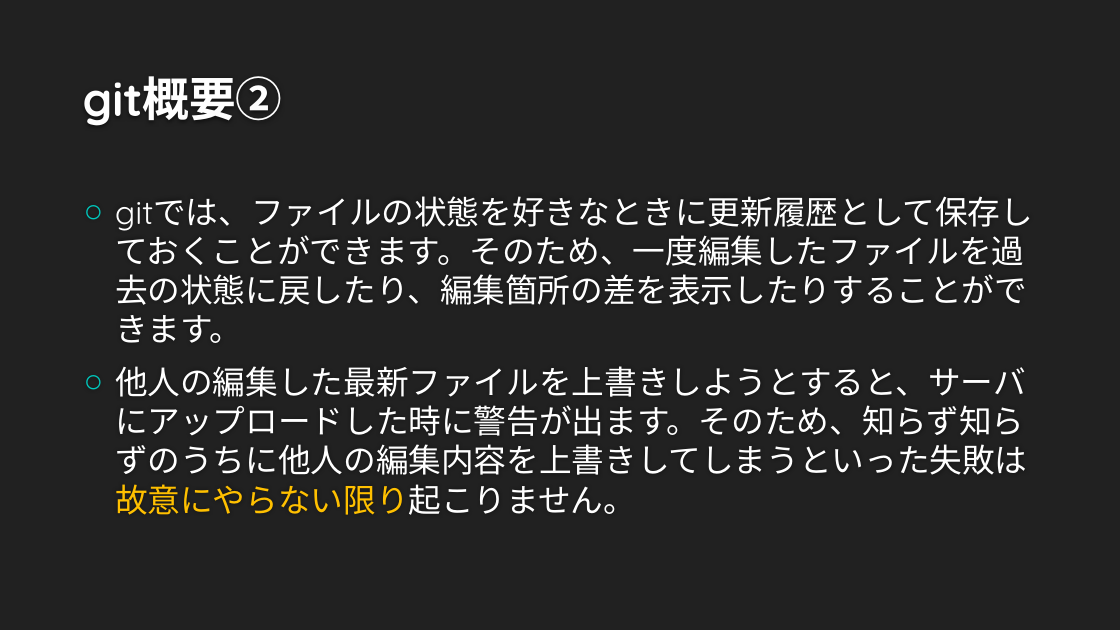
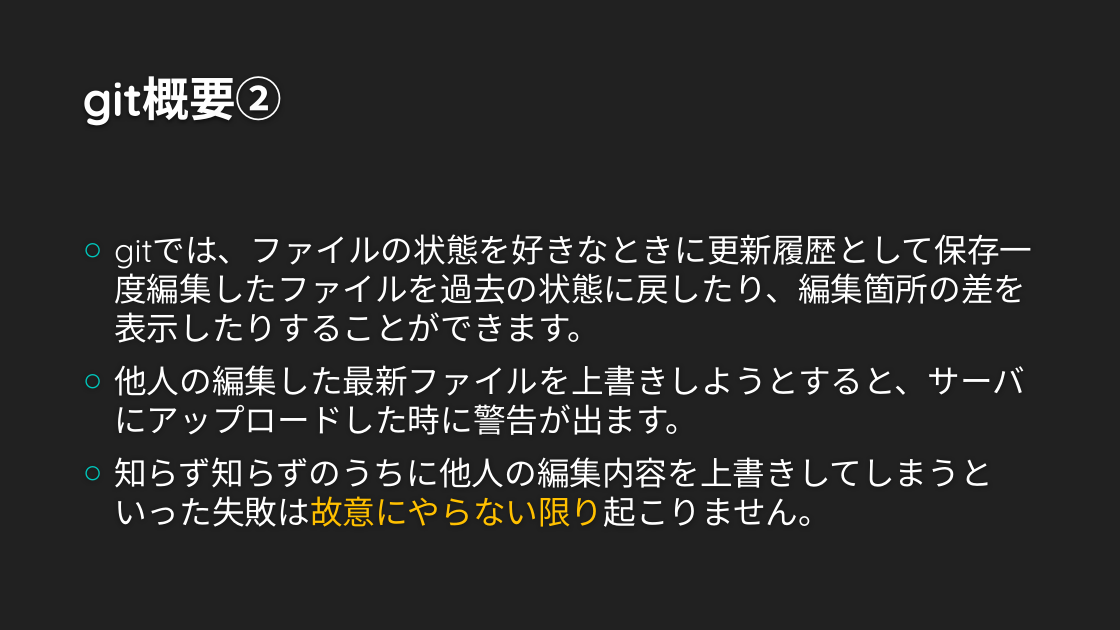
Before and after one commit to tech201823/techclub, a slide deck: slide 5 of git_using.pptx. Drawn at 1120x630 pixels with LibreOffice and Linux fonts; fonts in the diff are those of the drawing; background and template pictures are left out. Boxes give left, top, right and bottom in pixels: in the first picture for what was removed or moved away, otherwise in the second. Text is boxed around its words. In the diff, an @@ line names an element or a change of style, - is before the commit and + after.

```diff
--- a/git_using.pptx
+++ b/git_using.pptx
@@ text at <box>114,234,1032,527</box>: text changed @@
-○ gitでは、ファイルの状態を好きなときに更新履歴として保存しておくことができます。そのため、一度編集したファイルを過去の状態に戻したり、編集箇所の差を表示したりすることができます。
-○ 他人の編集した最新ファイルを上書きしようとすると、サーバにアップロードした時に警告が出ます。そのため、知らず知らずのうちに他人の編集内容を上書きしてしまうといった失敗は故意にやらない限り起こりません。
+○ gitでは、ファイルの状態を好きなときに更新履歴として保存一度編集したファイルを過去の状態に戻したり、編集箇所の差を表示したりすることができます。
+○ 他人の編集した最新ファイルを上書きしようとすると、サーバにアップロードした時に警告が出ます。
+○ 知らず知らずのうちに他人の編集内容を上書きしてしまうといった失敗は故意にやらない限り起こりません。
```
Also in this commit, not shown: 2 other slides changed, 2 slides added, 1 slide removed, 1 other file.
